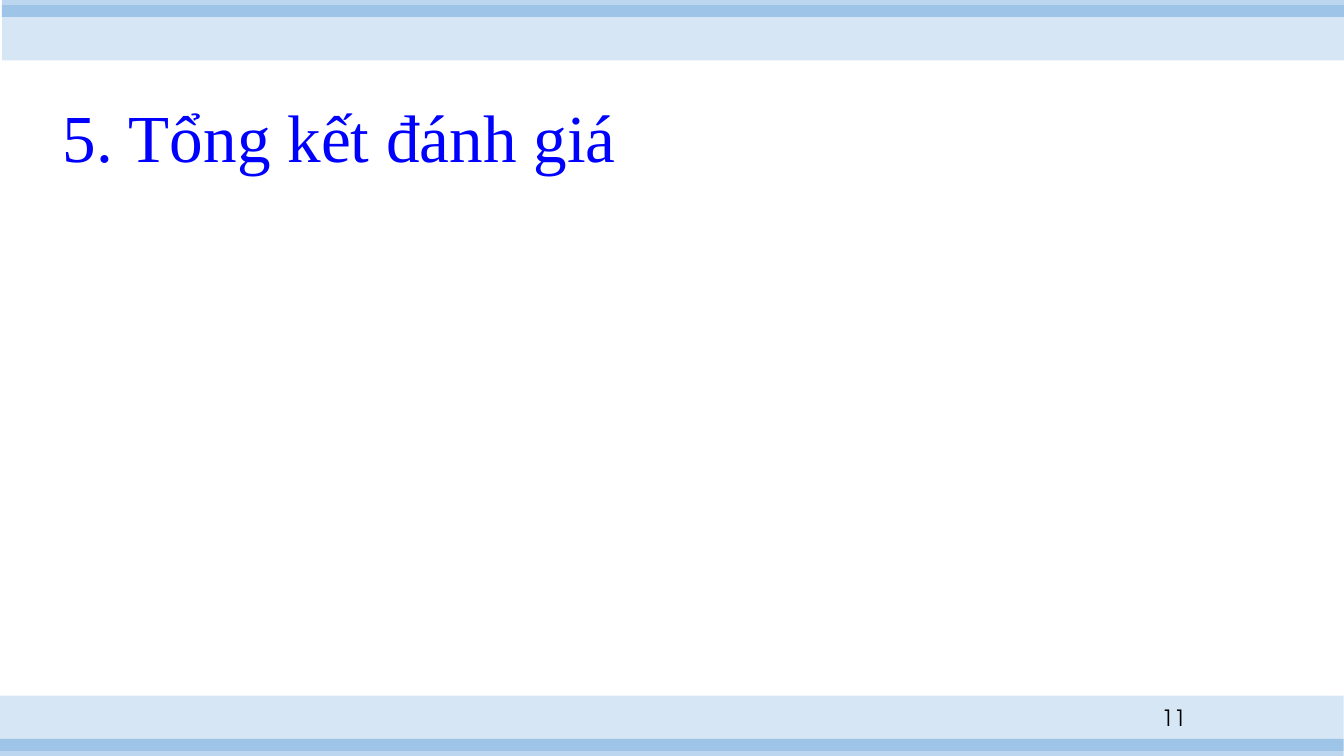
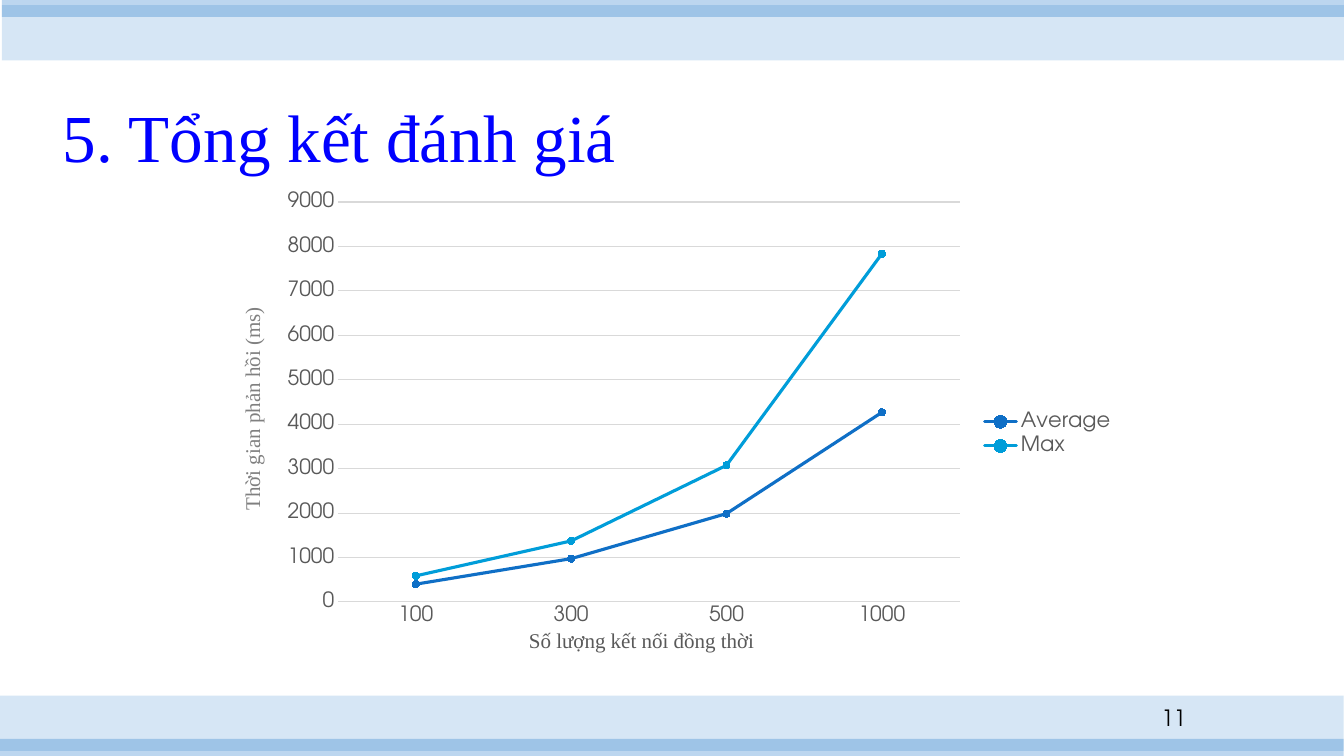
Before and after one commit to hvngoc/Presentation, a slide deck: slide 11 of slide.pptx. Drawn at 1344x756 pixels with LibreOffice and Linux fonts; fonts in the diff are those of the drawing. Boxes give left, top, right and bottom in pixels: in the first picture for what was removed or moved away, otherwise in the second. Text is boxed around its words. In the diff, an @@ line names an element or a change of style, - is before the commit and + after.

```diff
--- a/slide.pptx
+++ b/slide.pptx
@@ line chart added at (219,181,1126,686) @@
+categories: 100, 300, 500, 1000
+Average: 400, 1000, 2000, 4300
+Max: 600, 1400, 3100, 7800
```
Also in this commit, not shown: 2 other slides changed, 7 slides added, 1 slide removed.
